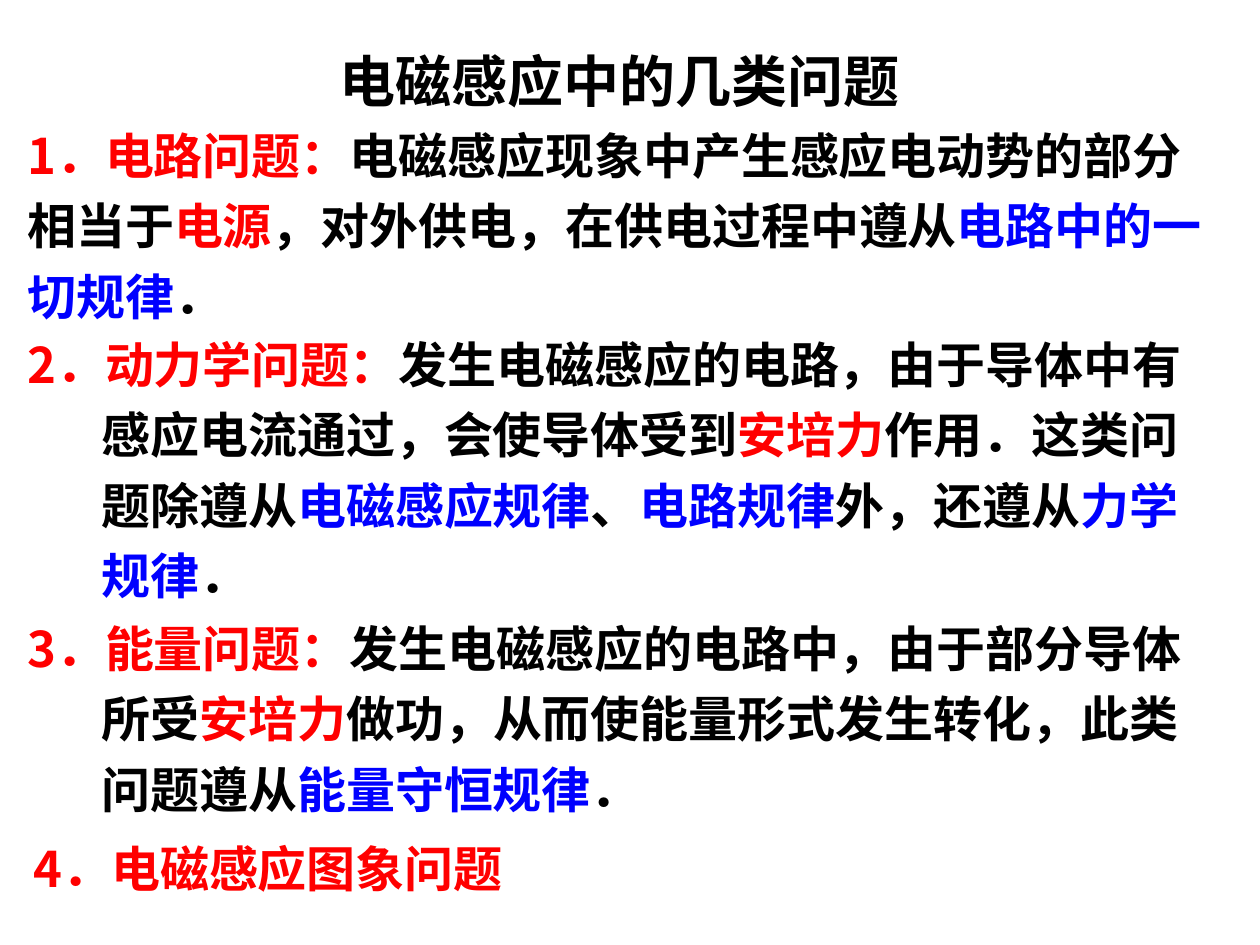
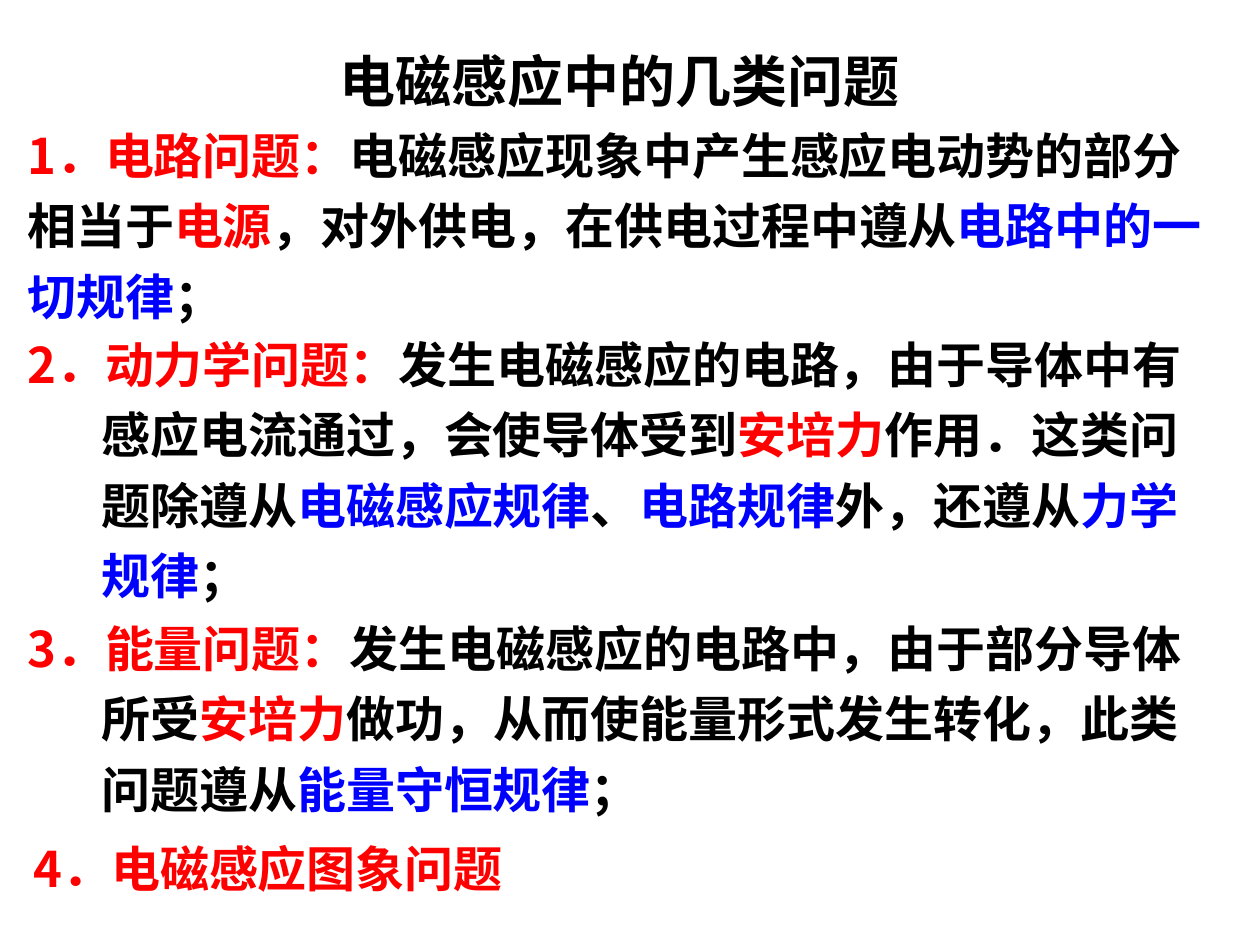
Before and after one commit to saddestboy/wuli2, a slide deck: slide 2 of 4.5A电磁感应问题的综合应用/习题课 电磁感应规律的综合应用.ppt. Drawn at 1260x945 pixels with LibreOffice and Linux fonts; fonts in the diff are those of the drawing. Boxes give left, top, right and bottom in pixels: in the first picture for what was removed or moved away, otherwise in the second. Text is boxed around its words. In the diff, an @@ line names an element or a change of style, - is before the commit and + after.

```diff
--- a/4.5A电磁感应问题的综合应用/习题课 电磁感应规律的综合应用.ppt
+++ b/4.5A电磁感应问题的综合应用/习题课 电磁感应规律的综合应用.ppt
@@ text at (27,132,1201,324): text changed @@
-1．电路问题：电磁感应现象中产生感应电动势的部分相当于电源，对外供电，在供电过程中遵从电路中的一切规律．
+1．电路问题：电磁感应现象中产生感应电动势的部分相当于电源，对外供电，在供电过程中遵从电路中的一切规律；
@@ text at (27,341,1181,603): text changed @@
-2．动力学问题：发生电磁感应的电路，由于导体中有感应电流通过，会使导体受到安培力作用．这类问题除遵从电磁感应规律、电路规律外，还遵从力学规律．
+2．动力学问题：发生电磁感应的电路，由于导体中有感应电流通过，会使导体受到安培力作用．这类问题除遵从电磁感应规律、电路规律外，还遵从力学规律；
@@ text at (27,625,1181,817): text changed @@
-3．能量问题：发生电磁感应的电路中，由于部分导体所受安培力做功，从而使能量形式发生转化，此类问题遵从能量守恒规律．
+3．能量问题：发生电磁感应的电路中，由于部分导体所受安培力做功，从而使能量形式发生转化，此类问题遵从能量守恒规律；
```
Also in this commit, not shown: 17 other slides changed, 6 slides added, 9 slides removed.
